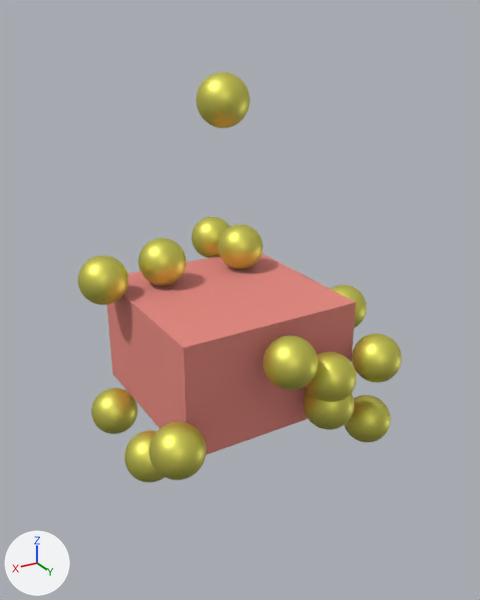
What one commit did to the Blender file testZone.blend.
Rendered twice from a camera (50 mm lens) standing at (3.31, 5.84, 5.0) and looking at (0.19, 0.64, 2.4). Every picture has the same lights, and +X, +Y and +Z are marked at lower left.
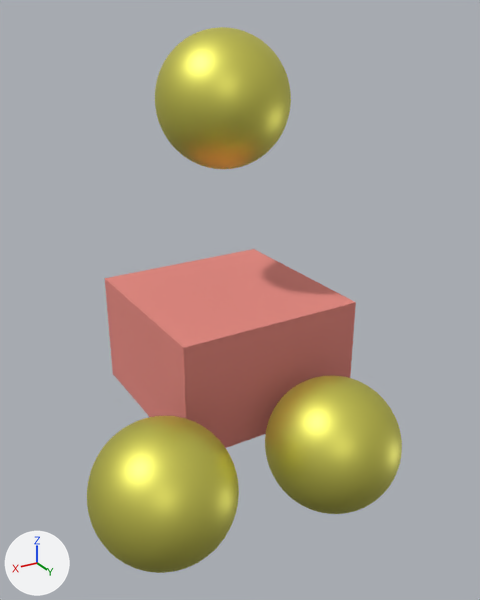
Where the change shows, as pixel boxes [x1, y1, x2, y2] in the pictures (480 x 600 px; the box of a moved part takes in the faces that stretch with it):
'Sphere.002', mesh rescaled, moved (233% wider, 243% taller)
    before: [218, 224, 263, 269]
    after: [87, 416, 239, 573]
'Sphere', mesh rescaled (149% wider, 151% taller)
    before: [196, 72, 250, 128]
    after: [155, 27, 291, 169]
'Sphere.001', mesh rescaled, moved (not visible before)
    after: [265, 376, 402, 514]
'Sphere.007', deleted (yellow)
    before: [149, 422, 206, 480]
'Sphere.014', deleted (yellow)
    before: [263, 335, 318, 390]
'Sphere.003', deleted (yellow)
    before: [78, 255, 128, 305]
'Sphere.009', deleted (yellow)
    before: [352, 334, 402, 383]
'Sphere.010', deleted (yellow)
    before: [306, 352, 356, 402]
'Sphere.005', deleted (yellow)
    before: [138, 238, 186, 286]
'Sphere.012', deleted (yellow)
    before: [91, 388, 138, 434]
'Sphere.018', deleted (yellow)
    before: [344, 395, 391, 442]
'Sphere.011', deleted (yellow)
    before: [303, 390, 354, 430]
'Sphere.016', deleted (yellow)
    before: [125, 430, 165, 483]
'Sphere.017', deleted (yellow)
    before: [191, 217, 230, 258]
'Sphere.006', deleted (yellow)
    before: [330, 285, 367, 328]
part 1 of me_sphere, moved or reshaped
    before: [78, 72, 402, 483]
    after: [87, 27, 402, 573]

The change, as a diff of the scene's bpy script:
```diff
--- a/testZone.blend.py
+++ b/testZone.blend.py
@@ me_sphere @@
 me_sphere.from_pydata(...)  # 1538 vertices, 1536 faces; spans x -0.261..0.261, y -0.261..0.261, z -0.261..0.261
 # used by ob_sphere; location = (0.0, 0.0, 4.23)
+# me_sphere part 1: the whole mesh is scaled about its middle by 2.51
 me_sphere.materials.append(mat_gold)
@@ ob_sphere_001 @@
 ob_sphere_001 = bpy.data.objects.new('Sphere.001', me_sphere)
-ob_sphere_001.location = (0.0, -1.18, 0.82)
+ob_sphere_001.location = (-0.25, 1.66, 1.16)
@@ ob_sphere_002 @@
 ob_sphere_002 = bpy.data.objects.new('Sphere.002', me_sphere)
-ob_sphere_002.location = (-0.5, -0.5, 2.5)
+ob_sphere_002.location = (1.46, 1.46, 1.16)
@@ ob_sphere_003 @@
-ob_sphere_003 = bpy.data.objects.new('Sphere.003', me_sphere)
-ob_sphere_003.location = (1.18, -0.5, 2.43)
@@ ob_sphere_005 @@
-ob_sphere_005 = bpy.data.objects.new('Sphere.005', me_sphere)
-ob_sphere_005.location = (0.5, -0.5, 2.5)
@@ ob_sphere_006 @@
-ob_sphere_006 = bpy.data.objects.new('Sphere.006', me_sphere)
-ob_sphere_006.location = (-1.26, 0.5, 1.93)
@@ ob_sphere_007 @@
-ob_sphere_007 = bpy.data.objects.new('Sphere.007', me_sphere)
-ob_sphere_007.location = (1.18, 1.18, 1.31)
@@ ob_sphere_009 @@
-ob_sphere_009 = bpy.data.objects.new('Sphere.009', me_sphere)
-ob_sphere_009.location = (-1.18, 1.18, 1.62)
@@ ob_sphere_010 @@
-ob_sphere_010 = bpy.data.objects.new('Sphere.010', me_sphere)
-ob_sphere_010.location = (-0.5, 1.26, 1.62)
@@ ob_sphere_011 @@
-ob_sphere_011 = bpy.data.objects.new('Sphere.011', me_sphere)
-ob_sphere_011.location = (-0.5, 1.26, 1.31)
@@ ob_sphere_012 @@
-ob_sphere_012 = bpy.data.objects.new('Sphere.012', me_sphere)
-ob_sphere_012.location = (1.18, -0.5, 0.82)
@@ ob_sphere_014 @@
-ob_sphere_014 = bpy.data.objects.new('Sphere.014', me_sphere)
-ob_sphere_014.location = (0.0, 1.26, 1.93)
@@ ob_sphere_016 @@
-ob_sphere_016 = bpy.data.objects.new('Sphere.016', me_sphere)
-ob_sphere_016.location = (1.18, 0.5, 0.82)
@@ ob_sphere_017 @@
-ob_sphere_017 = bpy.data.objects.new('Sphere.017', me_sphere)
-ob_sphere_017.location = (-0.5, -1.18, 2.43)
@@ ob_sphere_018 @@
-ob_sphere_018 = bpy.data.objects.new('Sphere.018', me_sphere)
-ob_sphere_018.location = (-1.15, 1.15, 0.85)
```
